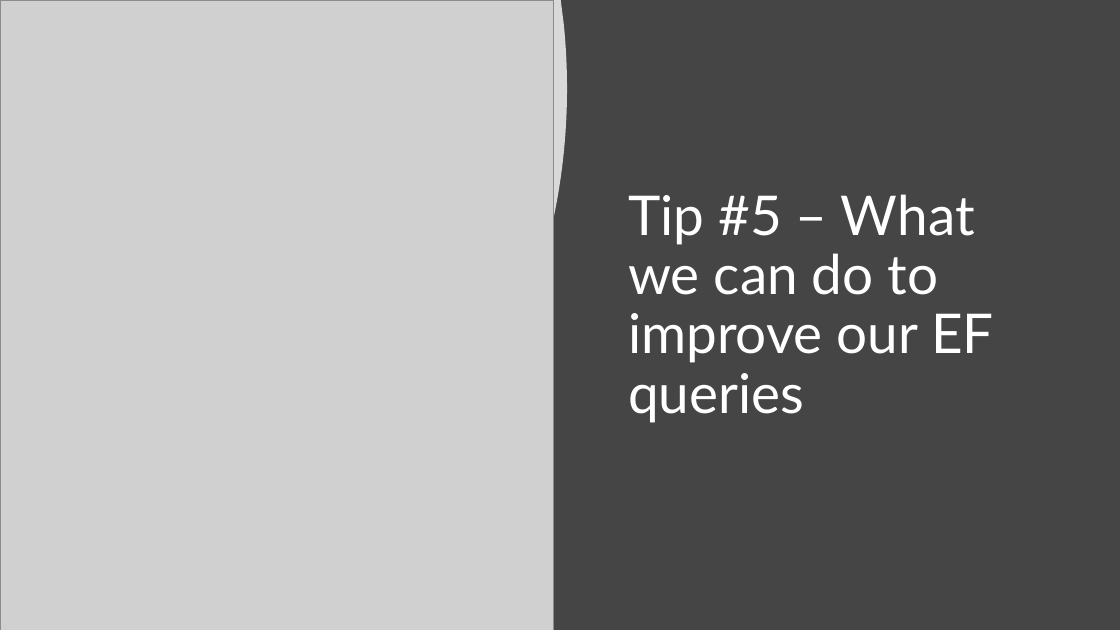
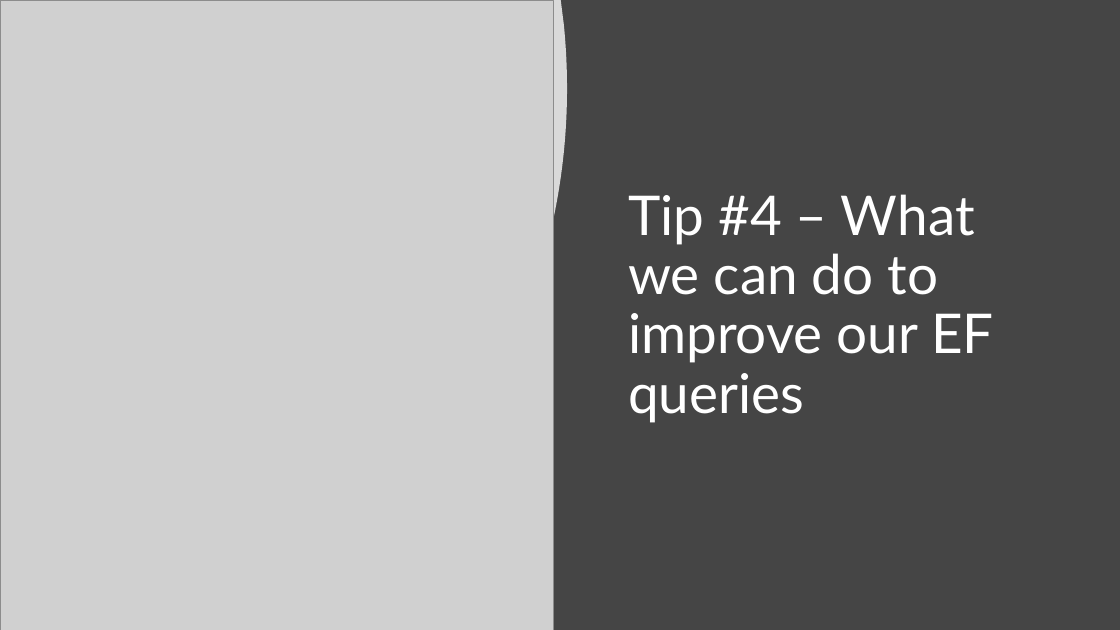
Before and after one commit to cwoodruff/DebuggingEFCoreMSSQL, a slide deck: slide 19 of Behind the LINQ- Diagnosing What EF Core Is Really Doing to Your Database.pptx (slide 18 before the commit). Drawn at 1120x630 pixels with LibreOffice and Linux fonts; fonts in the diff are those of the drawing; grey boxes stand for pictures. Boxes give left, top, right and bottom in pixels: in the first picture for what was removed or moved away, otherwise in the second. Text is boxed around its words. In the diff, an @@ line names an element or a change of style, - is before the commit and + after.

```diff
--- a/Behind the LINQ- Diagnosing What EF Core Is Really Doing to Your Database.pptx
+++ b/Behind the LINQ- Diagnosing What EF Core Is Really Doing to Your Database.pptx
@@ title at (628,194,994,423): text changed @@
-Tip #5 – What we can do to improve our EF queries
+Tip #4 – What we can do to improve our EF queries
```
Also in this commit, not shown: 3 other slides changed, 2 slides added, 1 slide removed.
